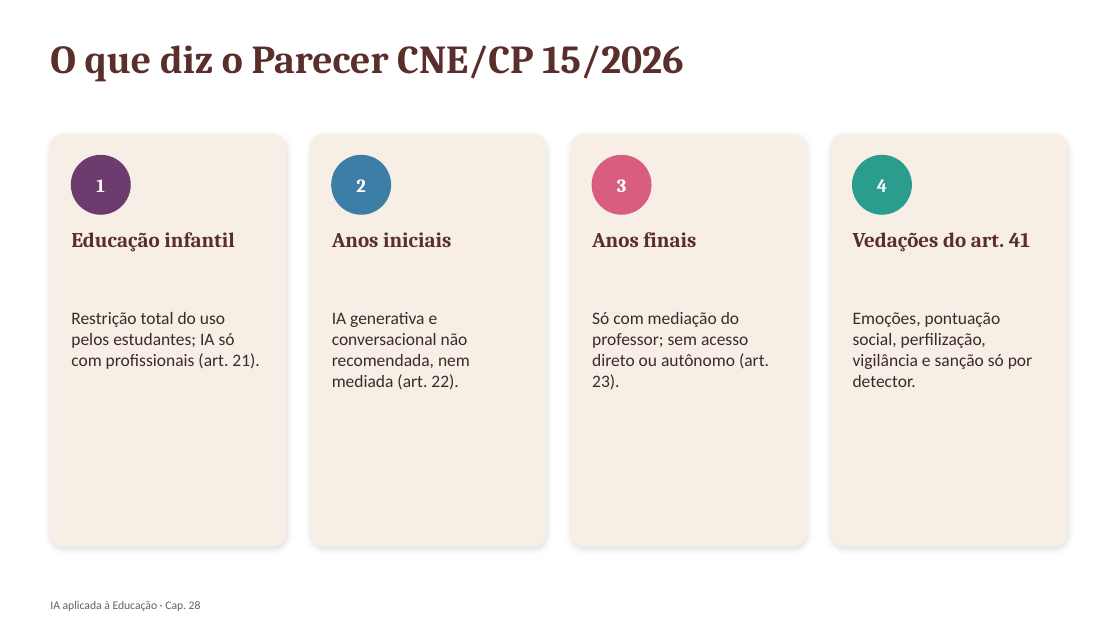
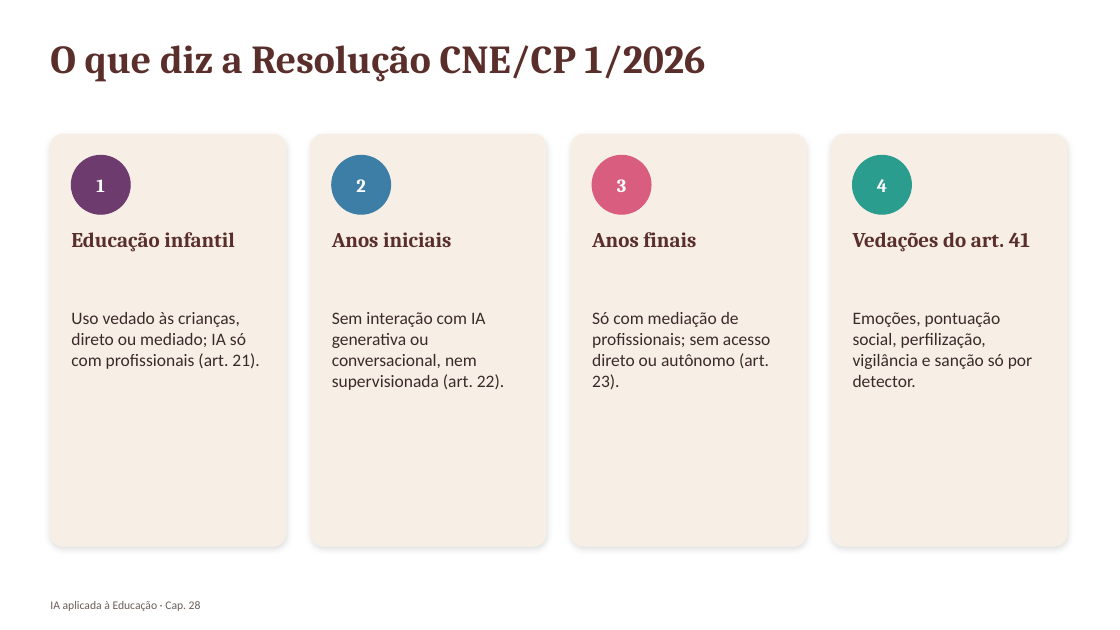
Before and after one commit to arakenmedeiros/claude, a slide deck: slide 15 of livro_ia_educacao/saida/pptx/Cap28_slides.pptx. Drawn at 1120x630 pixels with LibreOffice and Linux fonts; fonts in the diff are those of the drawing. Boxes give left, top, right and bottom in pixels: in the first picture for what was removed or moved away, otherwise in the second. Text is boxed around its words. In the diff, an @@ line names an element or a change of style, - is before the commit and + after.

```diff
--- a/livro_ia_educacao/saida/pptx/Cap28_slides.pptx
+++ b/livro_ia_educacao/saida/pptx/Cap28_slides.pptx
@@ text at (x1=50, y1=45, x2=706, y2=82): text changed @@
-O que diz o Parecer CNE/CP 15/2026
+O que diz a Resolução CNE/CP 1/2026
@@ text at (x1=71, y1=312, x2=259, y2=369): text changed @@
-Restrição total do uso pelos estudantes; IA só com profissionais (art. 21).
+Uso vedado às crianças, direto ou mediado; IA só com profissionais (art. 21).
@@ text at (x1=332, y1=312, x2=504, y2=390): text changed @@
-IA generativa e conversacional não recomendada, nem mediada (art. 22).
+Sem interação com IA generativa ou conversacional, nem supervisionada (art. 22).
@@ text at (x1=592, y1=312, x2=770, y2=389): text changed @@
-Só com mediação do professor; sem acesso direto ou autônomo (art. 23).
+Só com mediação de profissionais; sem acesso direto ou autônomo (art. 23).
```
Also in this commit, not shown: 3 other slides changed, 9 other files.
